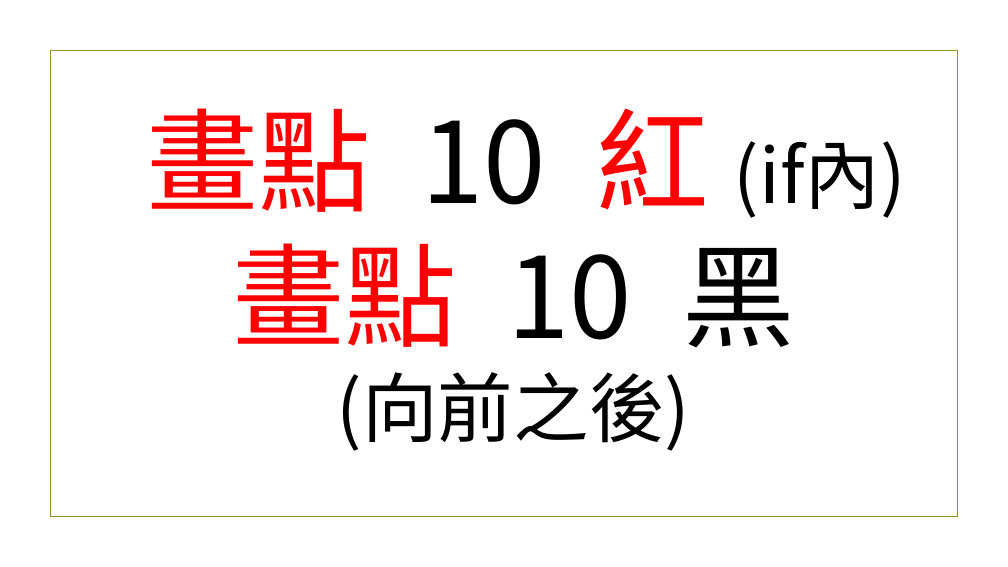
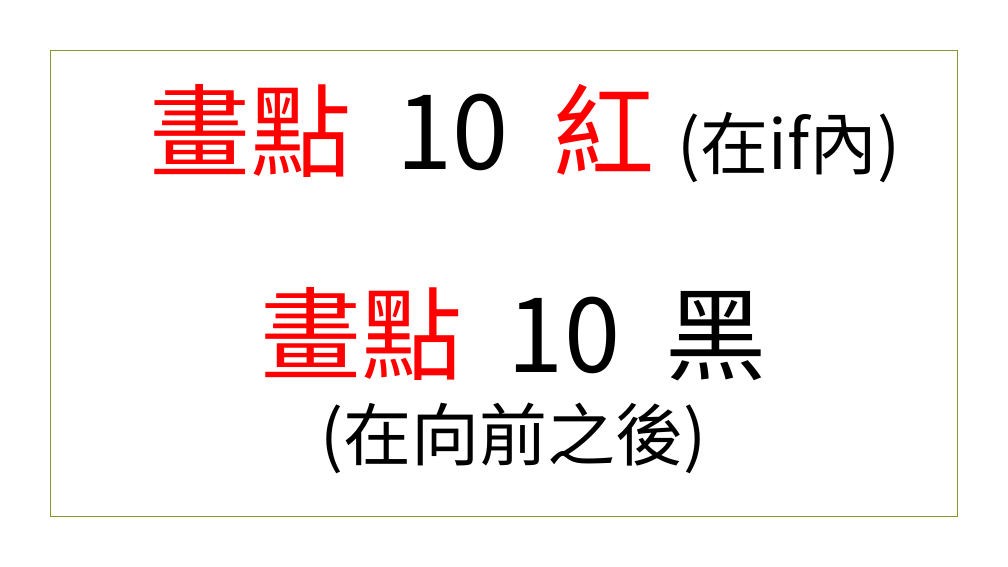
Before and after one commit to beardad1975/py4t, a slide deck: slide 16 of 課程資料/專題-海龜與樹/海龜與樹程式簡報.pptx (slide 15 before the commit). Drawn at 1008x567 pixels with LibreOffice and Linux fonts; fonts in the diff are those of the drawing; background and template pictures are left out. Boxes give left, top, right and bottom in pixels: in the first picture for what was removed or moved away, otherwise in the second. Text is boxed around its words. In the diff, an @@ line names an element or a change of style, - is before the commit and + after.

```diff
--- a/課程資料/專題-海龜與樹/海龜與樹程式簡報.pptx
+++ b/課程資料/專題-海龜與樹/海龜與樹程式簡報.pptx
@@ title at (x1=149, y1=84, x2=901, y2=473): text changed; size 72 to 64.8 pt @@
-畫點 10 紅 (if內)
-畫點 10 黑
-(向前之後)
+畫點 10 紅 (在if內)
+畫點 10 黑
+(在向前之後)
```
Also in this commit, not shown: 14 other slides changed, 27 slides added, 21 other files.
